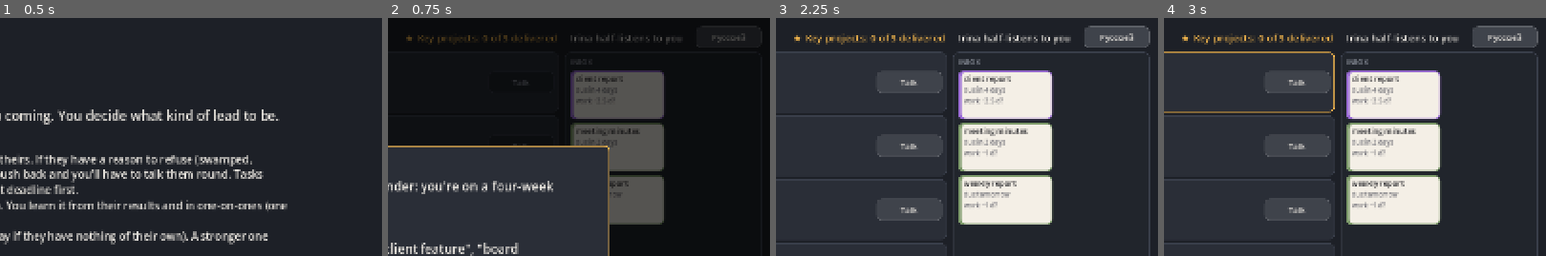
Above: before the commit, frames 1-4 (left to right).
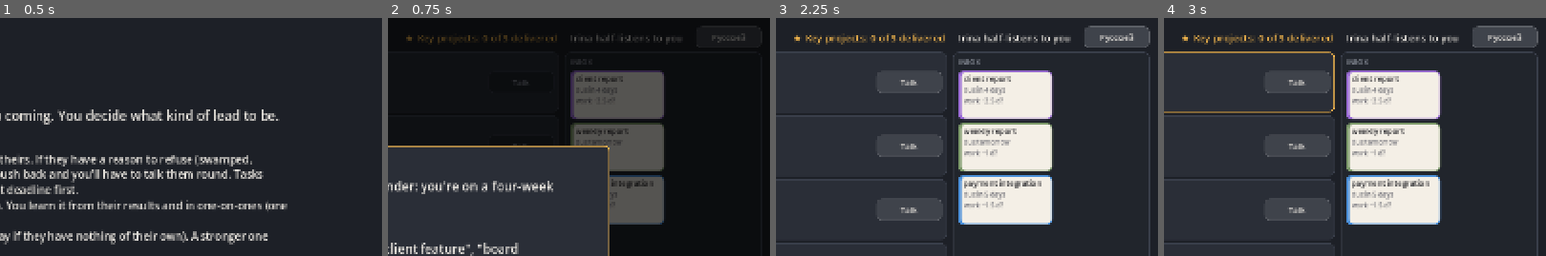
Above: after the commit, the same moments.

Repository: aragastmatb/teamleet
Game: Godot game, scene res://main.tscn
Two runs of this game, one before a commit and one after it. Both use one fixed random seed, a clock stepped at 60 frames per second and the inputs below.
Inputs:
- Up to frame 1 (0.5 s): no input
- Up to frame 2 (0.75 s): click "LET'S GO" at 0.5 s
- Up to frame 3 (2.25 s): click "Русский" at 1.25 s; click "Understood." at 2 s
- Up to frame 4 (3 s): click "Talk" at 2.75 s
The pictures show only the part of the screen within x 50-100%, y 0-50%; the shares and areas given below are measured in that part.

Frame 1 is identical in both runs. In frame 2, 0.4% of the frame differs, in the area x 49-73%, y 46-87%; in frame 3, 1.5%, in the area x 47-73%, y 45-87%; in frame 4, 1.5%.

Commit message:
Even weekly load, mixed task kinds, managing isn't overtime
- Schedule rebuilt: each week 15-19 units of work with all four kinds, never two
  of the same kind on one day; about 15% less work overall
- Hours spent helping the team with their problems (sorting out a bug together,
  calling people, mediating) count as management, not as doing tasks yourself;
  only those count toward the workaholic remark and ending
- Week report shows both; promotion bar tuned so giving credit away still
  sometimes earns one, taking it usually does

Co-Authored-By: Claude Opus 5.5 <noreply@anthropic.com>

Diff:
--- a/teamlead/content.gd
+++ b/teamlead/content.gd
@@ -90,27 +90,28 @@
 }
 
 # Which tasks arrive on which morning. Ids can repeat (the weekly report, another outage).
+# Which tasks arrive on which morning. Each week carries about the same load with a mix of all four
+# kinds of work, and a day never brings two of the same kind. Ids can repeat (weekly report, outages).
 const SCHEDULE := {
-	1: ["client_report", "minutes", "weekly_report"],
-	2: ["integration", "corporate", "security_patch"],
-	3: ["onboarding", "okr", "ab_test"],
-	4: ["prod_fix", "pricing", "survey"],
-	5: ["new_feature", "angry_client", "vendor_contract"],
-	6: ["board_deck", "weekly_report", "legacy_export", "interviews"],
-	7: ["client_bug", "docs", "client_demo", "inventory"],
-	8: ["migration", "budget", "audit"],
-	9: ["perf_reviews"],
-	10: ["timesheets"],
-	11: ["weekly_report", "client_bug", "hiring_plan"],
-	12: ["data_cleanup", "survey"],
-	13: ["release", "timesheets"],
-	14: ["prod_fix", "partner_meeting", "office_move"],
-	15: ["quarter_report", "retro"],
-	16: ["weekly_report", "legacy_export"],
-	17: ["angry_client", "tax_report", "ab_test"],
-	18: ["security_patch", "interviews"],
+	1: ["client_report", "weekly_report", "integration"],
+	2: ["corporate", "security_patch"],
+	3: ["okr", "survey"],
+	4: ["prod_fix", "minutes"],
+	5: ["new_feature", "angry_client"],
+	6: ["board_deck", "weekly_report", "interviews"],
+	7: ["client_bug", "inventory"],
+	8: ["pricing", "onboarding"],
+	9: ["audit", "ab_test"],
+	10: ["timesheets", "partner_meeting"],
+	11: ["weekly_report", "migration", "hiring_plan"],
+	12: ["data_cleanup", "docs"],
+	13: ["legacy_export", "security_patch"],
+	14: ["prod_fix", "client_demo"],
+	15: ["quarter_report", "tax_report"],
+	16: ["weekly_report", "release", "budget"],
+	17: ["office_move", "angry_client"],
+	18: ["client_bug", "forecast", "retro"],
 	19: ["perf_reviews", "dashboard"],
-	20: ["inventory"],
 }
 
 # Things that happen inside a task while it's being worked on. Each comes up at most once per task.
--- a/teamlead/locale.gd
+++ b/teamlead/locale.gd
@@ -267,7 +267,7 @@
 		"report_hint": "Рабочая неделя — 40 часов. Сколько из них каждый работал по задачам, сколько переработал сверх нормы.",
 		"report.row": "{who} — по задачам {hours} из {norm} ч, закрыто задач: {done}",
 		"report.overtime": ", переработки +{hours} ч",
-		"report.me": "Вы — на исполнительскую работу ушло {hours} из 40 ч. Остальное время — на управление.",
+		"report.me": "Вы — на исполнительскую работу ушло {hours} из 40 ч, на помощь команде с её задачами — {mgmt} ч. Остальное — на управление.",
 		"report.late": "Просрочено за неделю: {count}",
 		"report.absent": ", отсутствие: {days} дн.",
 		"report.to_review": "К РАЗБОРУ",
@@ -1016,7 +1016,7 @@
 		"report_hint": "A working week is 40 hours. How much of it each person spent on tasks, and how much overtime on top.",
 		"report.row": "{who} — {hours} of {norm} h on tasks, tasks closed: {done}",
 		"report.overtime": ", overtime +{hours} h",
-		"report.me": "You — {hours} of your 40 h went into doing tasks yourself. The rest went into managing.",
+		"report.me": "You — {hours} of your 40 h went into doing tasks yourself, {mgmt} h into helping the team with theirs. The rest went into managing.",
 		"report.late": "Overdue this week: {count}",
 		"report.absent": ", away: {days} days",
 		"report.to_review": "TO THE REVIEW",
--- a/teamlead/main.gd
+++ b/teamlead/main.gd
@@ -663,7 +663,7 @@
 		var color := COL_DANGER if extra >= 6 else (COL_ACCENT if hours * 2 <= norm else COL_TEXT)
 		v.add_child(_label(line, 18, color, true))
 	var mine: int = rules.my_week_hours[w]
-	v.add_child(_label(Loc.render("report.me", [], {"hours": mine}), 18, COL_GOOD if mine < 8 else (COL_ACCENT if mine < 16 else COL_DANGER), true))
+	v.add_child(_label(Loc.render("report.me", [], {"hours": mine, "mgmt": rules.my_week_mgmt[w]}), 18, COL_GOOD if mine < 8 else (COL_ACCENT if mine < 16 else COL_DANGER), true))
 	var late := 0
 	for t in rules.tasks:
 		if t["late"] and int((t["late_day"] - 1) / 5.0) == w:
--- a/teamlead/rules.gd
+++ b/teamlead/rules.gd
@@ -49,6 +49,8 @@
 var vika_standing := 0
 var hours := 0
 var my_week_hours := []
+# Hours you spent helping the team through their problems: managing, not doing.
+var my_week_mgmt := []
 # Marina's latest team survey: {"day", "quotes": [locale keys], "verdict": "for" / "wary" / "against"}.
 var survey := {}
 var quits := 0
@@ -101,6 +103,7 @@
 	vika_standing = 0
 	hours = 0
 	my_week_hours = _zeros()
+	my_week_mgmt = _zeros()
 	survey = {}
 	quits = 0
 	events.clear()
@@ -659,6 +662,10 @@
 	a.resize(C.WEEKS)
 	a.fill(0)
 	return a
+
+
+func add_mgmt_hours(n: int) -> void:
+	my_week_mgmt[week()] += n
 
 
 func add_my_hours(n: int) -> void:
@@ -1291,7 +1298,7 @@
 
 
 func _level_of(w: float) -> int:
-	if w >= 4.0:
+	if w >= 4.5:
 		return 3
 	if w >= 1.0:
 		return 2
--- a/teamlead/scenes.gd
+++ b/teamlead/scenes.gd
@@ -343,7 +343,7 @@
 	t["progress"] -= t["progress"] * fx.get("rework", 0.0)
 	t["blocked"] = maxi(t["blocked"], fx.get("block", 0))
 	if fx.get("hours", 0) > 0:
-		r.add_my_hours(fx["hours"])
+		r.add_mgmt_hours(fx["hours"])
 		t["involved"] = true
 	if fx.has("learn"):
 		r.learn(p, t["cat"], fx["learn"])
@@ -414,7 +414,7 @@
 
 		"marina_warns/listen":
 			r.people[ev["target"]]["mood"] += 1.5
-			r.add_my_hours(1)
+			r.add_mgmt_hours(1)
 		"marina_warns/dismiss":
 			r.boss -= 1
 			r.people[ev["target"]]["mood"] -= 1.0
@@ -496,7 +496,7 @@
 			t["first"] = true
 
 		"dima_mistake/help":
-			r.add_my_hours(3)
+			r.add_mgmt_hours(3)
 			t["involved"] = true
 			t["q_sum"] += 1.2 * t["q_days"]
 			r.people["dima"]["mood"] += 1.0
@@ -525,7 +525,7 @@
 			r.people["vika"]["mood"] -= 1.0
 			r.people["vika"]["trust"] += 1
 		"vika_promise_check/do_now":
-			r.add_my_hours(2)
+			r.add_mgmt_hours(2)
 			r.people["vika"]["promised"] = false
 			r.people["vika"]["mood"] += 2.0
 			r.people["vika"]["trust"] += 1
